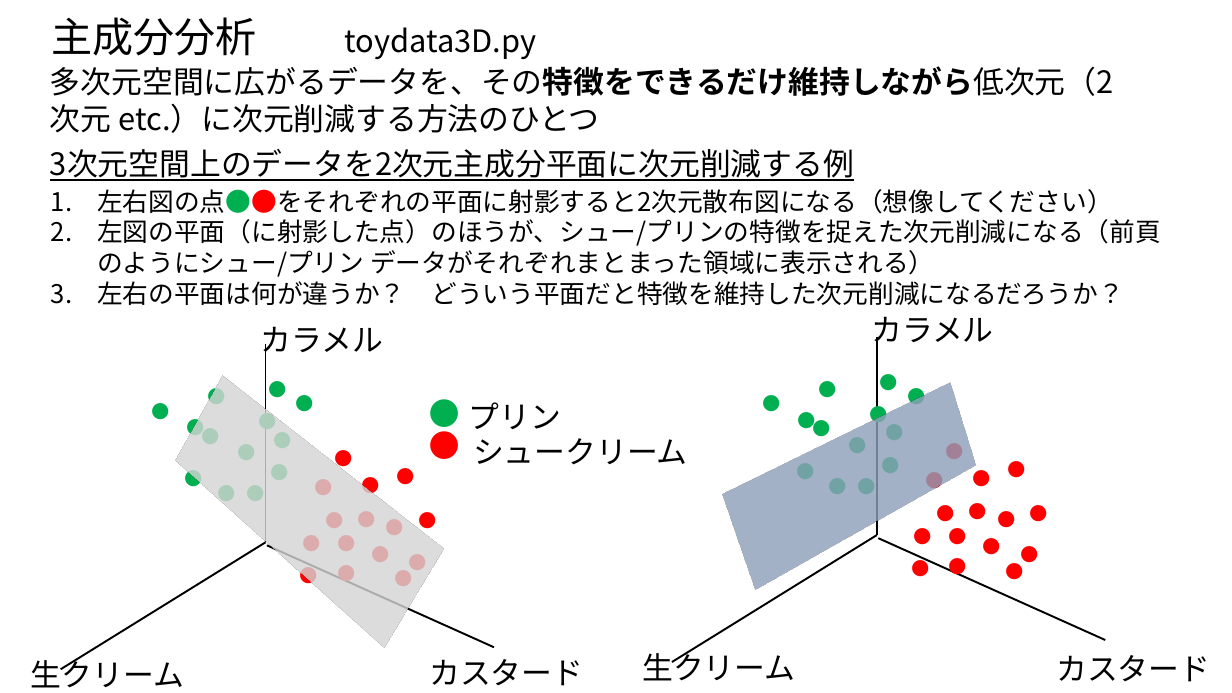
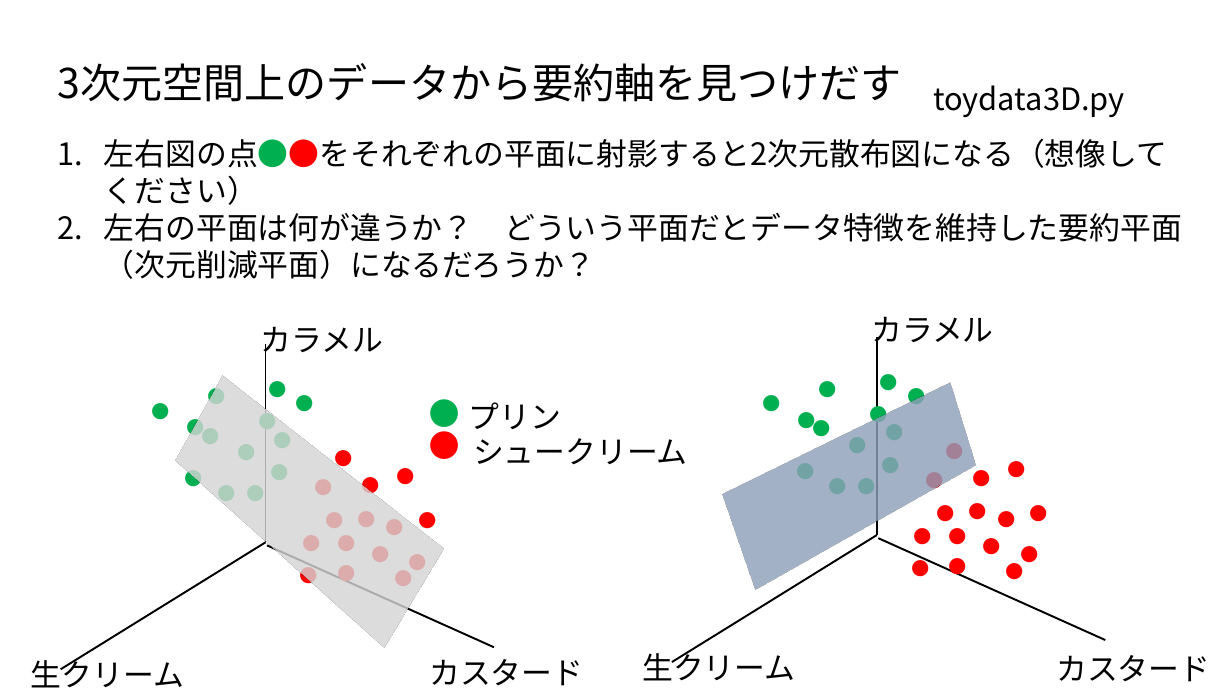
Before and after one commit to ueharaLab/NLP_7-PCA, a slide deck: slide 9 of NLP_6 PCA(BASICS).pptx (slide 6 before the commit). Drawn at 1232x693 pixels with LibreOffice and Linux fonts; fonts in the diff are those of the drawing. Boxes give left, top, right and bottom in pixels: in the first picture for what was removed or moved away, otherwise in the second. Text is boxed around its words. In the diff, an @@ line names an element or a change of style, - is before the commit and + after.

```diff
--- a/NLP_6 PCA(BASICS).pptx
+++ b/NLP_6 PCA(BASICS).pptx
@@ text removed at (51, 17, 256, 56) @@
-主成分分析
@@ text removed at (50, 66, 1114, 133) @@
-多次元空間に広がるデータを、その特徴をできるだけ維持しながら低次元（2次元 etc.）に次元削減する方法のひとつ
@@ text at (58, 63, 902, 102): text changed; size 24 to 32 pt @@
-3次元空間上のデータを2次元主成分平面に次元削減する例
+3次元空間上のデータから要約軸を見つけだす
@@ text "toydata3D.py": place and size @@
-text "toydata3D.py" at (345, 27, 537, 59)
+text "toydata3D.py" at (933, 85, 1125, 117)
@@ text "左右図の点●●をそれぞれの平面に射影すると2次元散布図になる（想像してください）": place and size @@
-text "左右図の点●●をそれぞれの平面に射影すると2次元散布図になる（想像してください）" at (97, 189, 1161, 305)
+text "左右図の点●●をそれぞれの平面に射影すると2次元散布図になる（想像してください）" at (104, 138, 1182, 279)
@@ text at (104, 138, 1167, 205): size 20 to 24 pt in "左右図の点●●をそれぞれの平面に射影すると2次元散布図になる（想像してください）" @@
@@ text at (104, 213, 1182, 279): text changed; size 20 to 24 pt @@
-2. 左図の平面（に射影した点）のほうが、シュー/プリンの特徴を捉えた次元削減になる（前頁のようにシュー/プリン データがそれぞれまとまった領域に表示される）
-3. 左右の平面は何が違うか？ どういう平面だと特徴を維持した次元削減になるだろうか？
+2. 左右の平面は何が違うか？ どういう平面だとデータ特徴を維持した要約平面（次元削減平面）になるだろうか？
```
Also in this commit, not shown: 25 other slides changed, 6 slides added, 10 other files.
